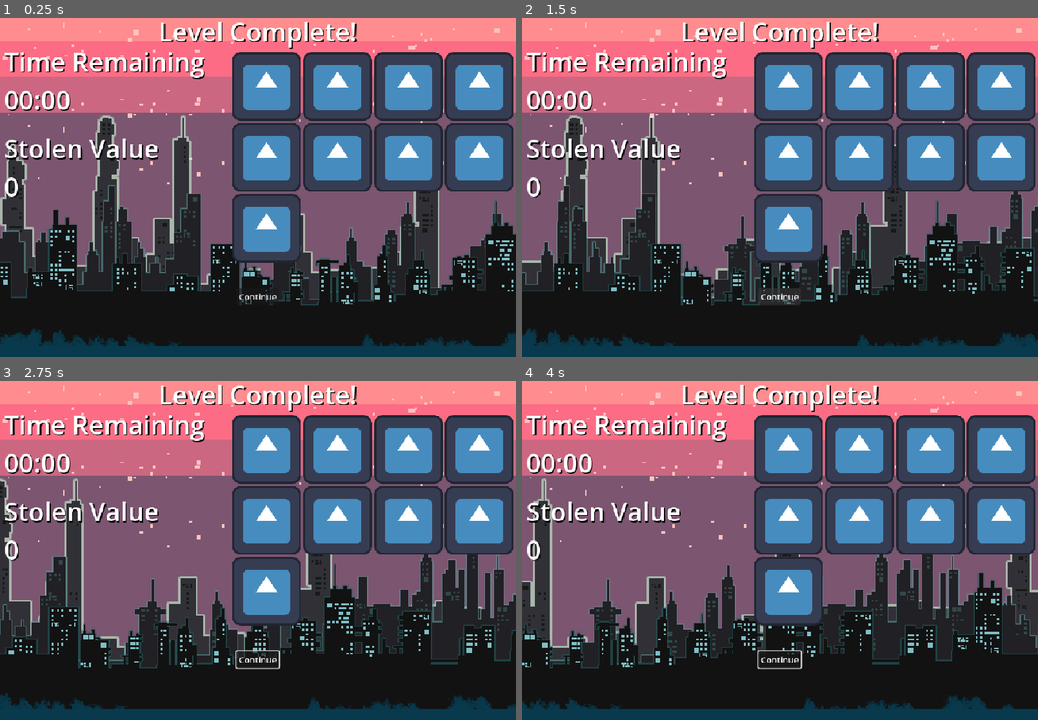
Above: before the commit, frames 1-4 (two rows, left to right).
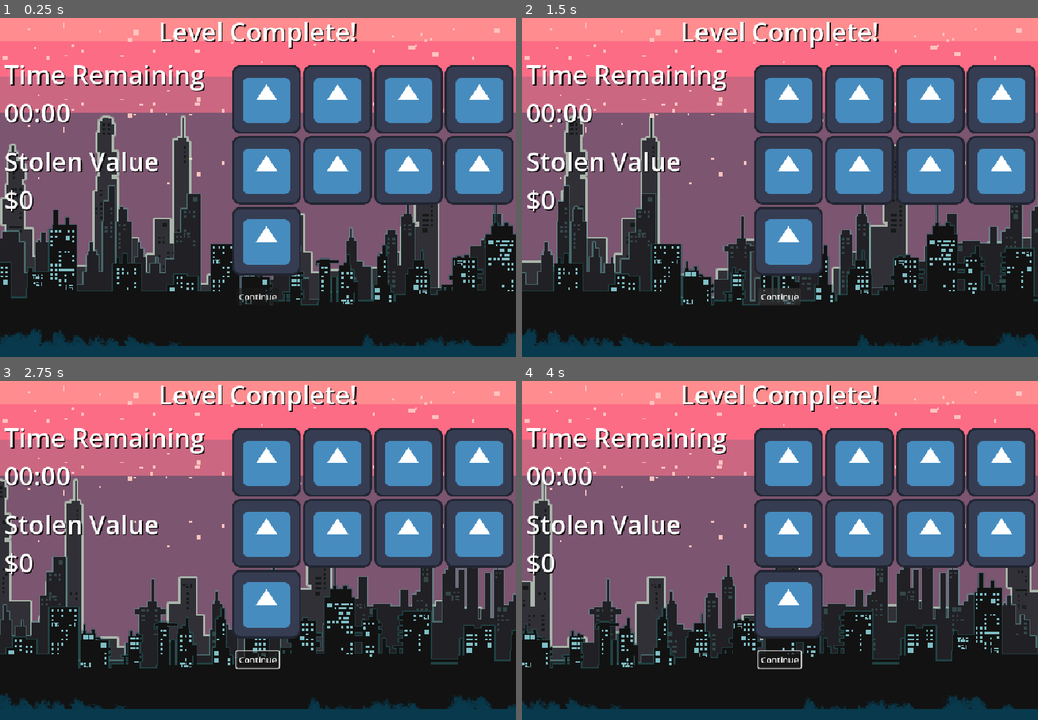
Above: after the commit, the same moments.

Repository: Jakepc007/wildjam-91
Game: Godot game, scene res://Levels/level_summary.tscn
Same seed, same stepped clock (60 frames per second), same inputs: the game is played once before the commit and once after it. This scene is started directly instead of the project's main scene. The engine's default icon, where the game draws it, is replaced by a stand-in: a white triangle on a blue panel in a dark square.
Inputs (mouse positions are in pixels of both pictures, inside the frame that each line leads up to):
- Up to frame 1 (0.25 s): no input
- Up to frame 2 (1.5 s): click "Continue" at 0.5 s; click "Continue" at 1.25 s
- Up to frame 3 (2.75 s): move the mouse to (371, 530) at 2.02 s; hold D (right) from 2.03 s (still down); hold E (interact) from 2.03 s (still down); click (371, 530) at 2.17 s
- Up to frame 4 (4 s): release D (right) at 2.75 s; release E (interact) at 2.75 s; drag from (676, 564) to (754, 618) at 2.77 s; move the mouse to (831, 472) at 3.52 s; hold D (right) from 3.53 s (still down); hold E (interact) from 3.53 s (still down)

The runs differ from the first frame. In frame 1, 18% of the frame differs, in the area x 0-100%, y 10-77%; in frame 2, 18%; in frame 3, 18%; in frame 4, 18%.

Commit message:
minor improvements to level summary

Diff:
--- a/Levels/level_summary.tscn
+++ b/Levels/level_summary.tscn
@@ -32,9 +32,9 @@
 
 [node name="Stats" type="VBoxContainer" parent="CanvasLayer" unique_id=20387412]
 offset_left = 8.0
-offset_top = 56.0
+offset_top = 80.0
 offset_right = 584.0
-offset_bottom = 214.0
+offset_bottom = 380.0
 size_flags_horizontal = 6
 size_flags_vertical = 10
 theme_override_constants/separation = 24
@@ -76,9 +76,9 @@
 [node name="ItemsContainer" type="HFlowContainer" parent="CanvasLayer" unique_id=668954986]
 unique_name_in_owner = true
 offset_left = 432.0
-offset_top = 72.0
+offset_top = 96.0
 offset_right = 976.0
-offset_bottom = 520.0
+offset_bottom = 544.0
 
 [node name="TextureRect" type="TextureRect" parent="CanvasLayer/ItemsContainer" unique_id=1753175335]
 layout_mode = 2
--- a/inventory_ring.gd
+++ b/inventory_ring.gd
@@ -16,11 +16,14 @@
 var required_value: int = 0
 var condition_fulfilled: bool = false
 var total_inventory_value: int = 0
+var total_inventory_weight: float = 0.0
 
 func _recalculate_condition() -> void:
 	total_inventory_value = 0
+	total_inventory_weight = 0.0
 	for item_type in pickup_item_types.values():
 		total_inventory_value += int(ItemStats.get_item(item_type).value)
+		total_inventory_weight += ItemStats.get_item(item_type).weight
 	condition_fulfilled = total_inventory_value >= required_value
 
 func _ready():
@@ -98,11 +101,17 @@
 func _draw():
 	draw_circle(Vector2.ZERO, 140. + acc * 10., Color(1., 1., 1., 0.2))
 	draw_arc(Vector2.ZERO, 142. + acc * 10., 0., TAU, 53, Color.WHITE, 8.)
-	# value requirement
+	# value requirement (bottom)
 	draw_arc(Vector2.ZERO, 120. + acc * 10., PI + 0.6, TAU - 0.6, 53, Color(0.1, 0.1, 0.1), 16.)
 	var value_ratio = clamp(float(total_inventory_value) / float(required_value), 0.0, 1.0) if required_value > 0 else 0.0
 	var arc_offset = 1.9 * (1.0 - value_ratio)
 	draw_arc(Vector2.ZERO, 121. + acc * 10., PI + 0.62, TAU - 0.62 - arc_offset, 53, Color(1.0, 0.1, 0.1), 10.)
+	# weight capacity (top)
+	draw_arc(Vector2.ZERO, 120. + acc * 10., 0.6, PI - 0.6, 53, Color(0.1, 0.1, 0.1), 16.)
+	var max_weight := float(Player.MAX_INVENTORY_CAPACITY)
+	var weight_ratio = clamp(total_inventory_weight / max_weight, 0.0, 1.0)
+	var weight_offset = 1.9 * (1.0 - weight_ratio)
+	draw_arc(Vector2.ZERO, 121. + acc * 10., 0.62 + weight_offset, PI - 0.62, 53, Color(0.2, 0.6, 1.0), 10.)
 	# draw_arc(Vector2.ZERO, 132. + acc * 10., PI + 0.3, TAU - 0.3, 53, Color.RED, 8.)
 
 func apply_pickup_forces(delta: float):
--- a/level_summary.gd
+++ b/level_summary.gd
@@ -22,11 +22,20 @@
 	camera.position.x += delta * 100.
 
 func populate_stats(level_name: String, time_left: float, value: int, items: Array):
-	level_complete_label.text = level_name if level_name != "" else "Level Complete!"
+	level_complete_label.text = "Level %s Complete!" % level_name if level_name != "" else "Level Complete!"
 	var minutes = int(time_left) / 60
 	var seconds = int(time_left) % 60
 	time_left_label.text = "%02d:%02d" % [minutes, seconds]
-	value_label.text = str(value)
+	value_label.text = "$" + format_number(value)
+
+func format_number(n: int) -> String:
+	var s = str(n)
+	var result = ""
+	for i in s.length():
+		if i > 0 and (s.length() - i) % 3 == 0:
+			result += ","
+		result += s[i]
+	return result
 
 func _on_continue_pressed():
 	var next_scene = Global.level_stats.get("next_scene", null)
Binary file added: assets/icons/money.png
Not shown, added: assets/icons/money.png.import
Binary file added: assets/icons/weight.png
Not shown, added: assets/icons/weight.png.import
